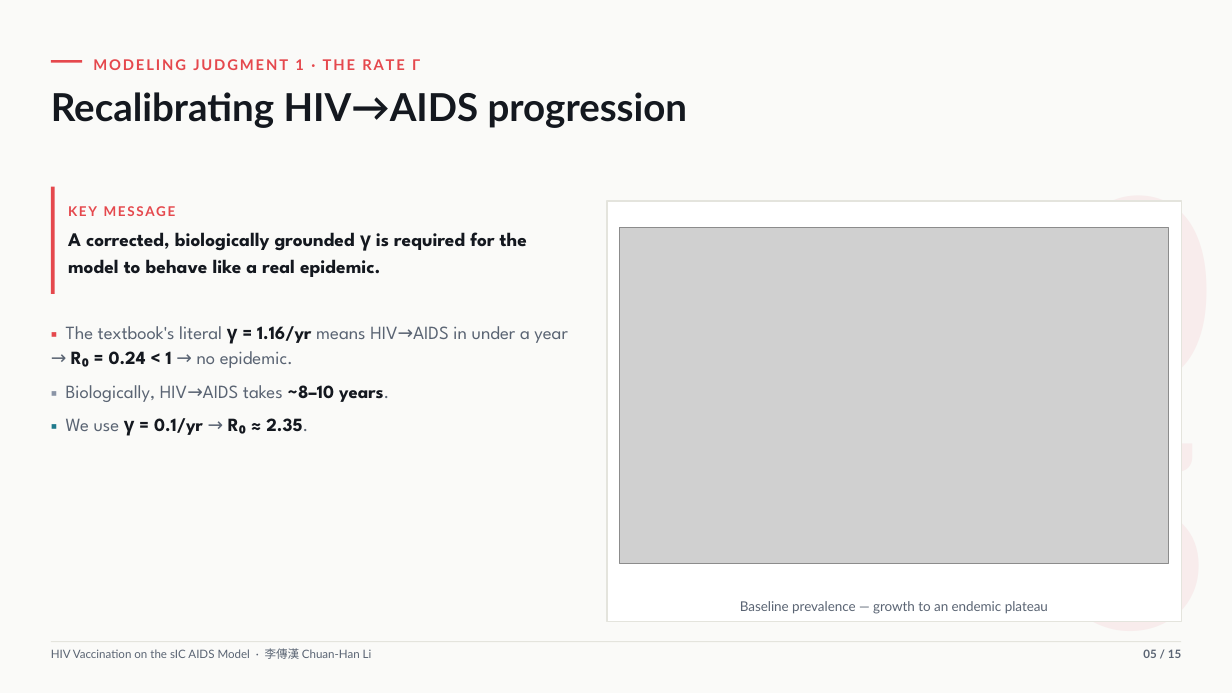
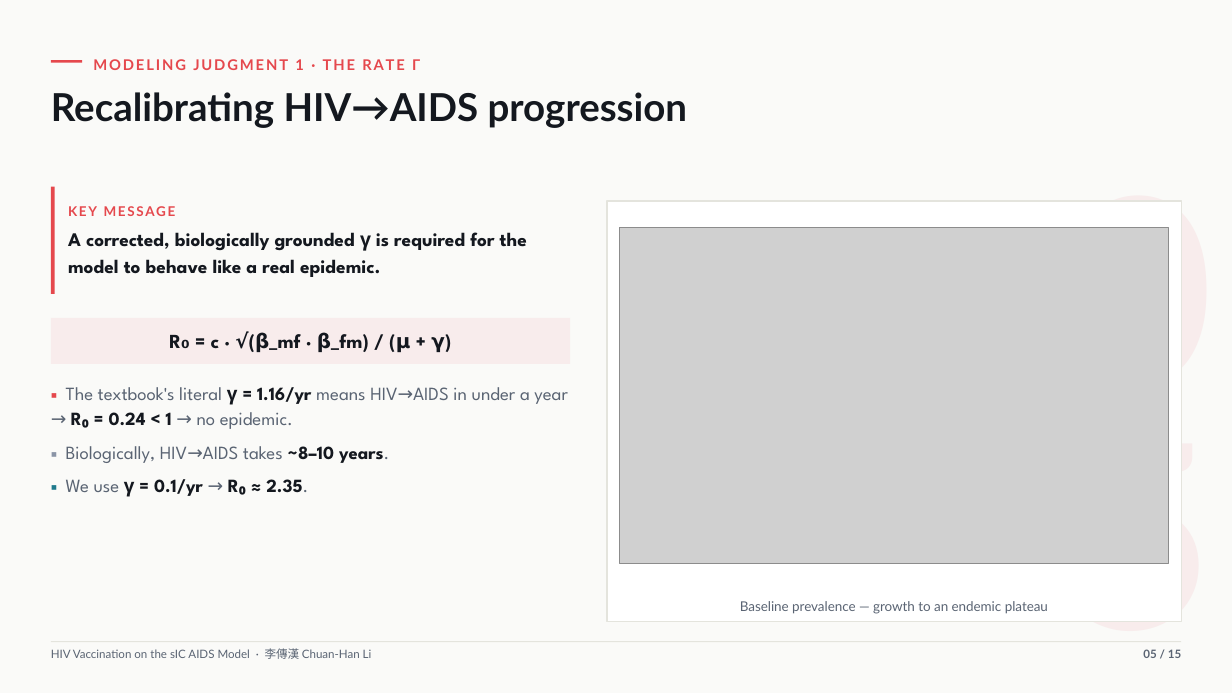
Before and after one commit to Stanley-1013/Biological-System-Modeling-and-Analysis, a slide deck: slide 5 of Project/presentation/part2_HIV_vaccination.pptx. Drawn at 1232x693 pixels with LibreOffice and Linux fonts; fonts in the diff are those of the drawing; grey boxes stand for pictures. Boxes give left, top, right and bottom in pixels: in the first picture for what was removed or moved away, otherwise in the second. Text is boxed around its words. In the diff, an @@ line names an element or a change of style, - is before the commit and + after.

Commit message:
fix(slides): slide 5 顯示 R₀ 公式 R₀=c·√(β_mf·β_fm)/(μ+γ)(講稿有講、投影片原本沒放);pptx+HTML 一致

```diff
--- a/Project/presentation/part2_HIV_vaccination.pptx
+++ b/Project/presentation/part2_HIV_vaccination.pptx
@@ rectangle added at (x1=51, y1=318, x2=570, y2=364), fill #F8ECEC @@
@@ text added at (x1=211, y1=332, x2=445, y2=353), 15.5 pt, text #14181F, bold @@
+R₀ = c · √(β_mf · β_fm) / (μ + γ)
@@ text "▪ The textbook's literal γ ..." moved from (x1=66, y1=326, x2=568, y2=436) to (x1=66, y1=387, x2=568, y2=497) @@
```
Also in this commit, not shown: 2 other files.
